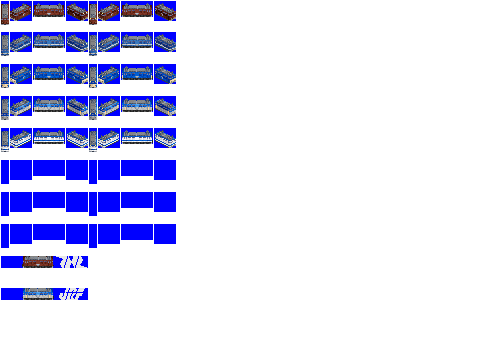
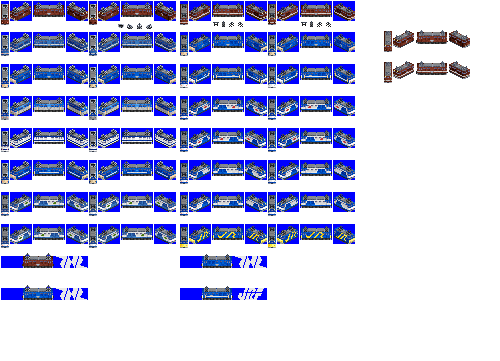
The second 500x361 image is a revision of the first. Changes to its layers:
added layer "pantos" above "overlay" over [2, 2, 352, 292]
added layer "overlay" above "euroliner" over [2, 9, 354, 300]
added layer "euroliner" above "EF64 0" over [1, 130, 176, 150]
painted on "EF64 0" over [1, 16, 176, 300]
showed "Pasted Layer #2", painted on it over [1, 3, 470, 248]
showed "EF64 1000", painted on it over [1, 3, 355, 300]
painted on "bg" over [180, 1, 355, 300]
